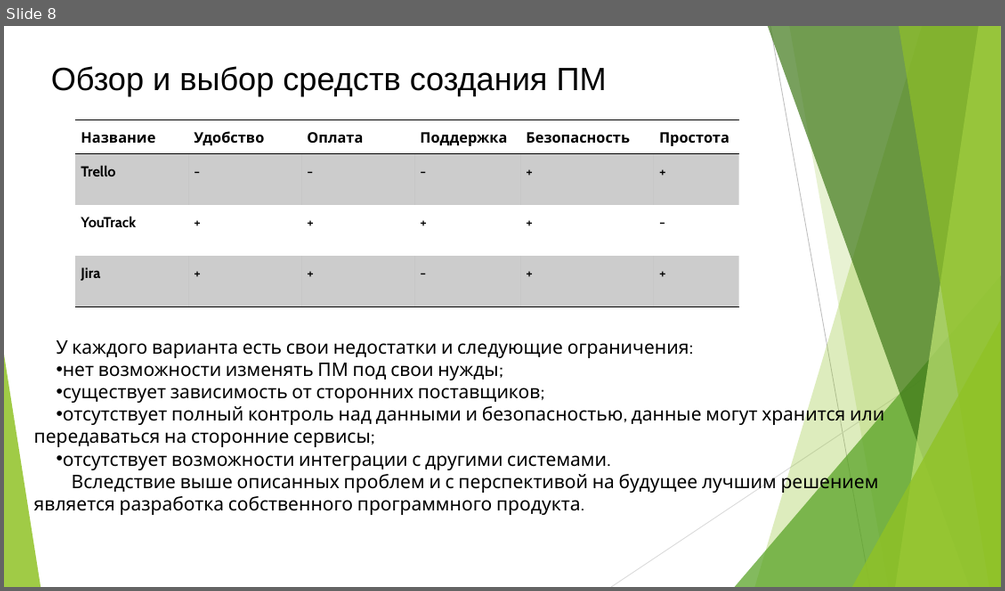
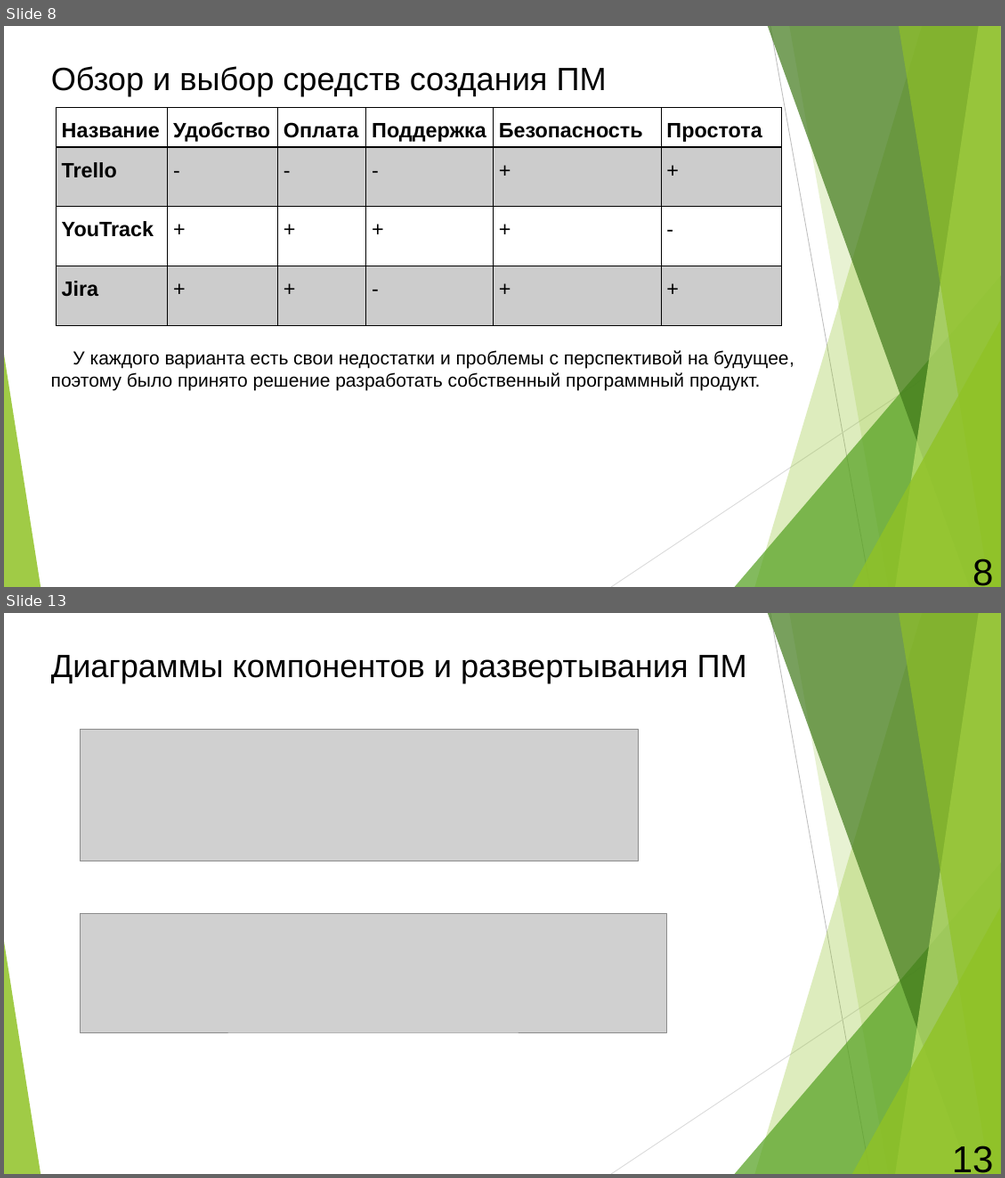
Before and after one commit to semenovMaksWeb/biti, a slide deck: ДИПЛОМ/ДИПЛОМ.2.0/Призентация.pptx. Shown one above the other, each under a label of ours: slide 8 before the commit, slides 8 and 13 after it; the slides between them are not shown. The pictures are 1005x591 and 1005x1178 pixels, drawn with LibreOffice and Linux fonts; fonts in the diff are those of the drawing; grey boxes stand for pictures. Boxes give left, top, right and bottom in pixels: in the first picture for what was removed or moved away, otherwise in the second. Text is boxed around its words. In the diff, an @@ line names an element or a change of style, - is before the commit and + after.

```diff
--- a/ДИПЛОМ/ДИПЛОМ.2.0/Призентация.pptx
+++ b/ДИПЛОМ/ДИПЛОМ.2.0/Призентация.pptx
@@ slide 13 added at [4, 613, 1001, 1174], background #FFFFFF; not listed: 10 template elements that a slide beside it also shows @@
@@ title added at [51, 655, 747, 682], 31 pt, text #000000 @@
+Диаграммы компонентов и развертывания ПМ
@@ picture added at [80, 730, 638, 861] @@
@@ picture added at [80, 914, 666, 1032] @@
@@ page number added at [952, 1145, 994, 1173], 36 pt, text #000000 @@
+13
@@ slide 8 changed as well @@
@@ table at [56, 108, 782, 326] @@
@@ size 14 to 20 pt, font Cabin to Arial @@
@@ borders changed @@
@@ table: place and size @@
-table at [75, 120, 738, 307]
+table at [56, 108, 782, 326]
@@ text at [51, 350, 794, 391]: text changed; font Cabin to Arial @@
-У каждого варианта есть свои недостатки и следующие ограничения:
-  • нет возможности изменять ПМ под свои нужды;
-  • существует зависимость от сторонних поставщиков;
-  • отсутствует полный контроль над данными и безопасностью, данные могут хранится или передаваться на сторонние сервисы;
-  • отсутствует возможности интеграции с другими системами.
-Вследствие выше описанных проблем и с перспективой на будущее лучшим решением является разработка собственного программного продукта.
+У каждого варианта есть свои недостатки и проблемы с перспективой на будущее,
+поэтому было принято решение разработать собственный программный продукт.
@@ page number added at [972, 558, 993, 586], 36 pt, text #000000 @@
+8
```
Also in this commit, not shown: 7 other slides changed, 9 other slides added, 1 other file.
